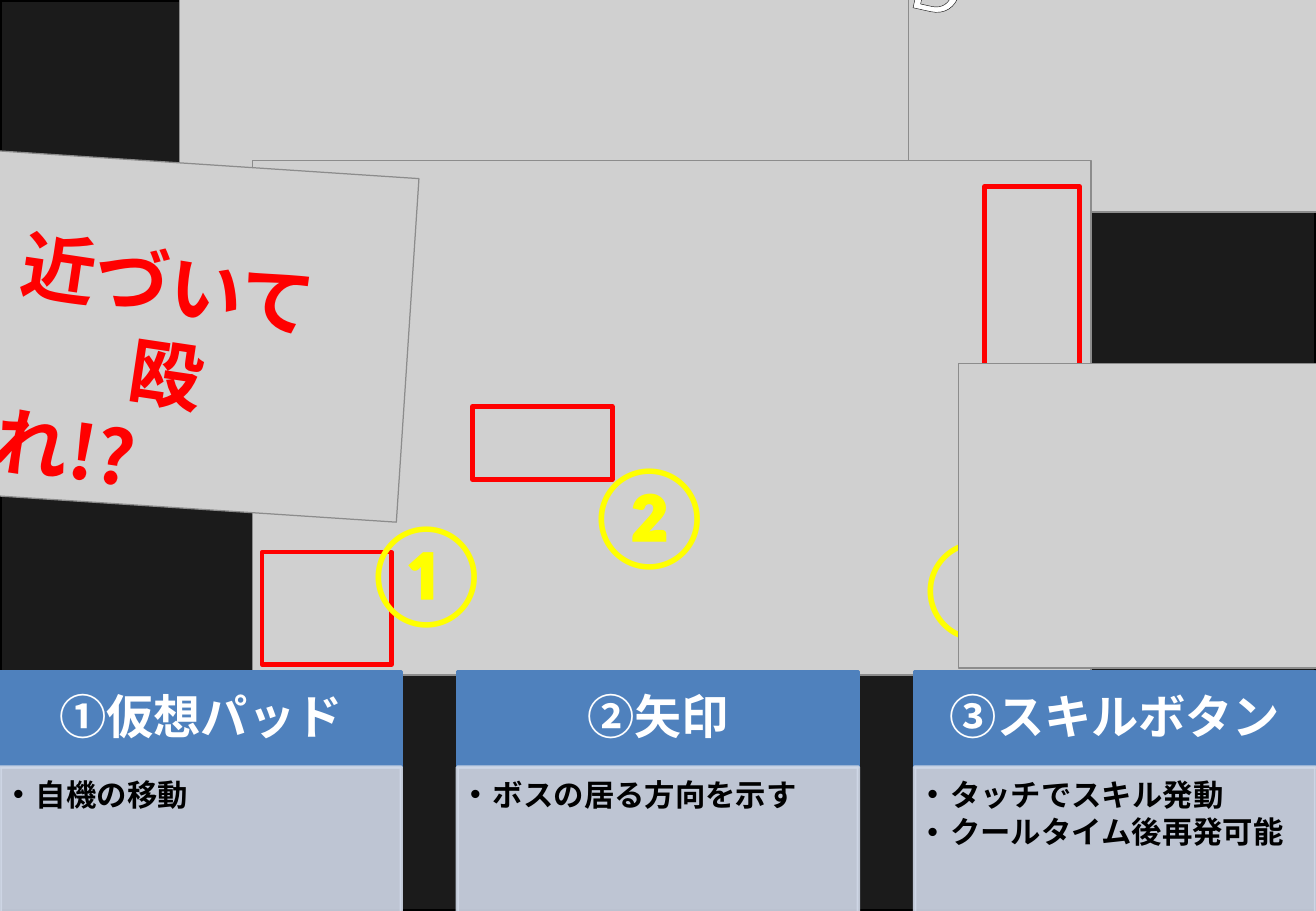
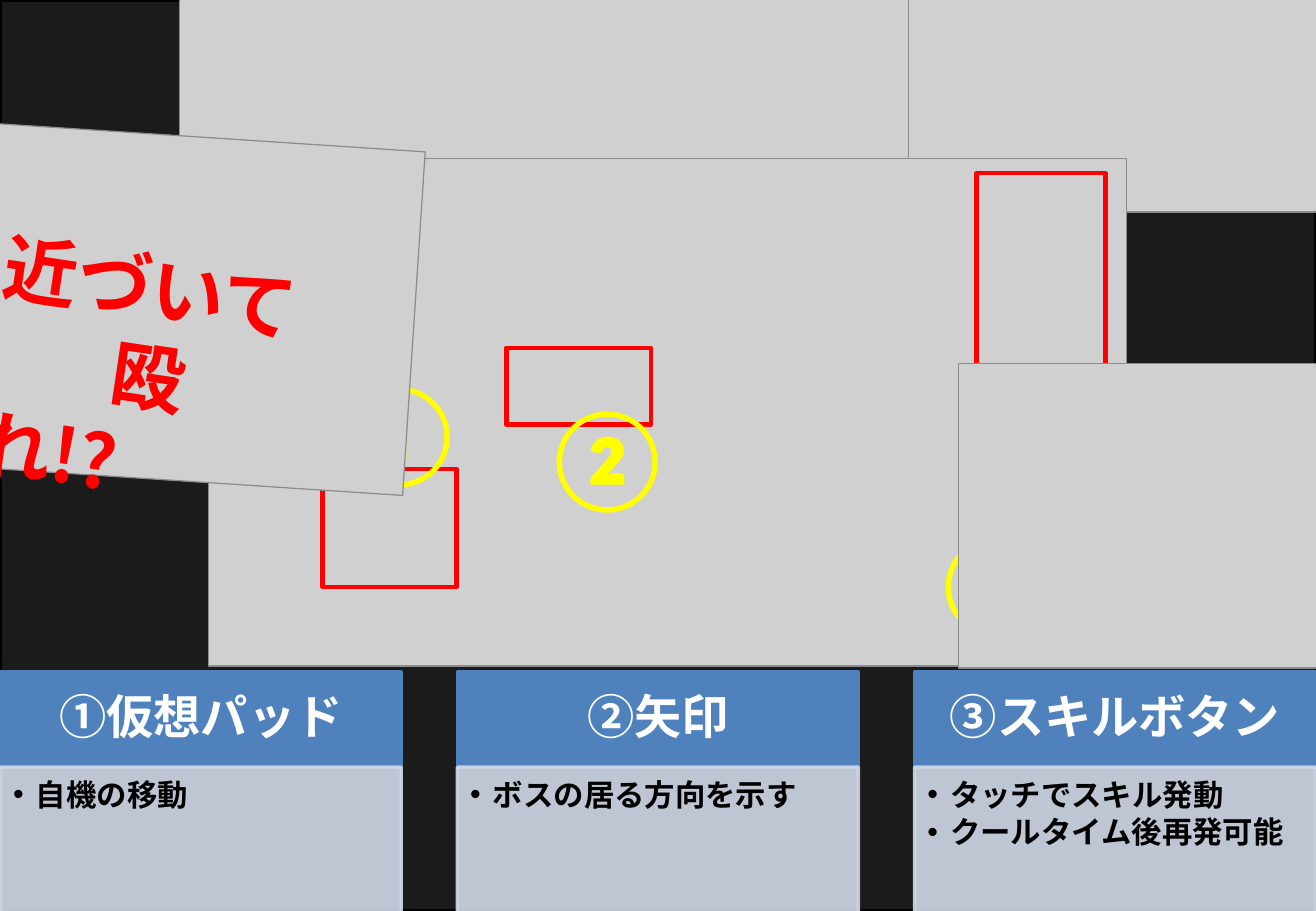
Before and after one commit to potohu9/testRpoji, a slide deck: slide 1 of 説明書.pptx. Drawn at 1316x911 pixels with LibreOffice and Linux fonts; fonts in the diff are those of the drawing; grey boxes stand for pictures. Boxes give left, top, right and bottom in pixels: in the first picture for what was removed or moved away, otherwise in the second. Text is boxed around its words. In the diff, an @@ line names an element or a change of style, - is before the commit and + after.

```diff
--- a/説明書.pptx
+++ b/説明書.pptx
@@ text removed at bbox=[908, 0, 1216, 8] @@
-WANTED
@@ picture: place and size @@
-picture at bbox=[0, 142, 419, 523]
+picture at bbox=[0, 116, 425, 497]
@@ picture: place and size @@
-picture at bbox=[253, 160, 1091, 676]
+picture at bbox=[209, 158, 1128, 666]
@@ rectangle: place and size @@
-rectangle at bbox=[985, 187, 1080, 561]
+rectangle at bbox=[977, 174, 1106, 650]
@@ text "近づいて" rewrapped from bbox=[0, 231, 310, 477] to bbox=[0, 234, 293, 488] @@
@@ rectangle: place and size @@
-rectangle at bbox=[473, 407, 612, 480]
+rectangle at bbox=[507, 349, 651, 425]
@@ text "①": place and size @@
-text "①" at bbox=[360, 526, 494, 632]
+text "①" at bbox=[333, 384, 467, 492]
@@ text "②": place and size @@
-text "②" at bbox=[583, 466, 717, 570]
+text "②" at bbox=[540, 409, 674, 513]
@@ rectangle: place and size @@
-rectangle at bbox=[262, 553, 391, 666]
+rectangle at bbox=[323, 469, 457, 587]
@@ text "③": place and size @@
-text "③" at bbox=[911, 539, 1045, 647]
+text "③" at bbox=[929, 534, 1063, 642]
```
Also in this commit, not shown: 1 other file.
